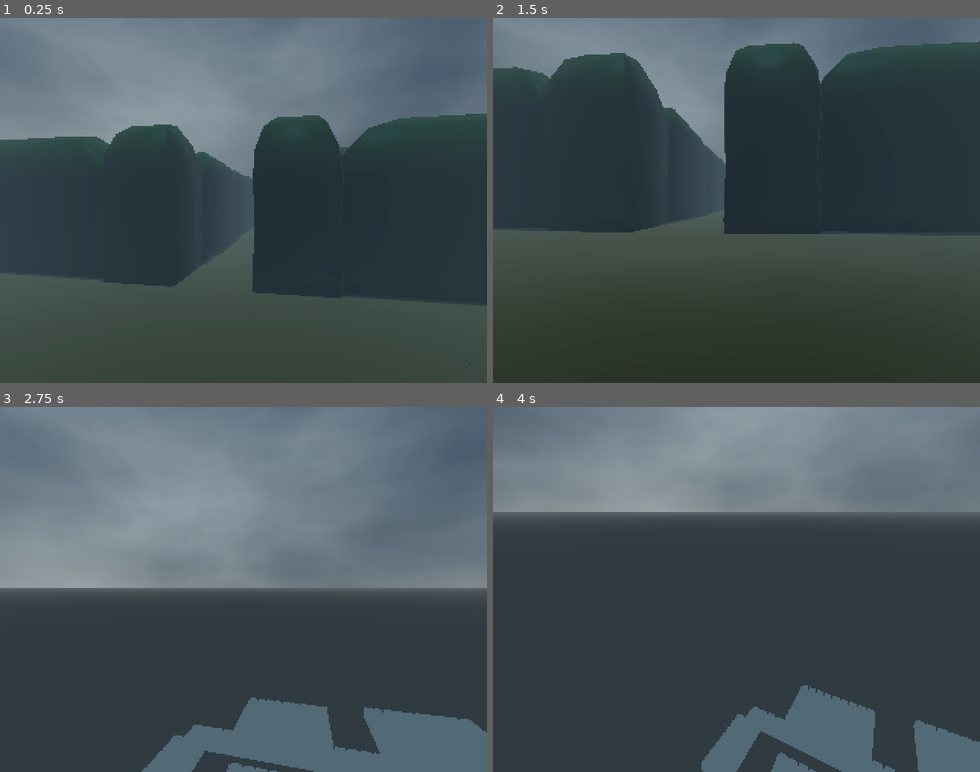
Above: before the commit, frames 1-4 (two rows, left to right).
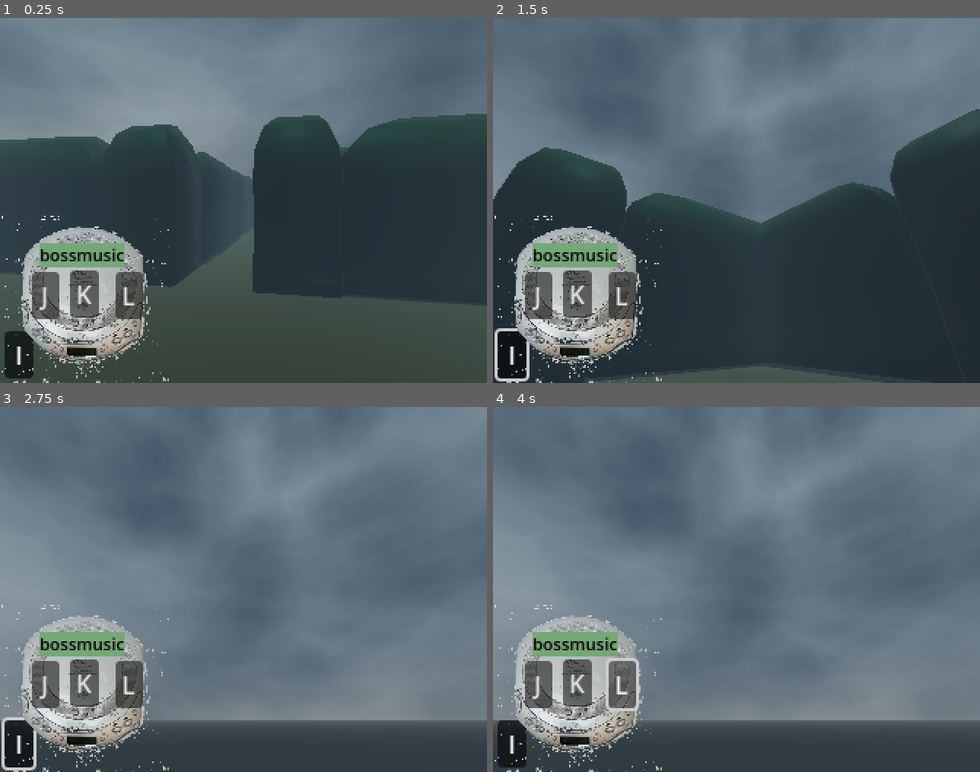
Above: after the commit, the same moments.

Repository: Pyrus-Ovn/Labyrint
Game: Godot game, scene res://Scenes/World.tscn
The game is run twice, just before and just after one commit, with the same random seed, the same clock (stepped at 60 frames per second) and the same inputs. Sound files missing from this copy of the repository are replaced by a short silence.
Inputs (mouse positions are in pixels of both pictures, inside the frame that each line leads up to):
- Up to frame 1 (0.25 s): no input
- Up to frame 2 (1.5 s): click (512, 353) at 0.5 s, where only the run after the commit has a clickable "I"; tap Enter at 1.25 s; move the mouse to (760, 200) at 1.27 s; hold W (up) from 1.28 s (still down); hold E (Interact) from 1.28 s (still down); click (760, 200) at 1.42 s
- Up to frame 3 (2.75 s): keep holding W (up); tap Space (jump) at 1.52, 2.27 s; move the mouse to (219, 589) at 2.02 s; release E (Interact) at 2.03 s; tap Ctrl (crouch) at 2.1 s; click (219, 589) at 2.17 s
- Up to frame 4 (4 s): release W (up) at 2.75 s; click (575, 684) at 2.75 s, where only the run after the commit has a clickable "K"; click (624, 684) at 3.5 s, where only the run after the commit has a clickable "L"

The runs differ from the first frame. In frame 1, 7.6% of the frame differs, in the area x 0-35%, y 54-100%; in frame 2, 57%; in frame 3, 63%; in frame 4, 77%, in the area x 0-100%, y 0-100%.

Commit message:
discman 1.0 working

Diff:
--- /dev/null
+++ b/Scenes/Ui/master_ui.gd
@@ -0,0 +1,11 @@
+extends Control
+
+
+# Called when the node enters the scene tree for the first time.
+func _ready() -> void:
+	mouse_filter = Control.MOUSE_FILTER_IGNORE
+
+
+# Called every frame. 'delta' is the elapsed time since the previous frame.
+func _process(delta: float) -> void:
+	pass
--- /dev/null
+++ b/Scenes/Ui/master_ui.tscn
@@ -0,0 +1,16 @@
+[gd_scene load_steps=3 format=3 uid="uid://cnorr78k0uoly"]
+
+[ext_resource type="PackedScene" uid="uid://ck3kdiiux8pu" path="res://Scenes/Ui/ui_discman.tscn" id="1_ety00"]
+[ext_resource type="Script" uid="uid://lij4qqpb4dnn" path="res://Scenes/Ui/master_ui.gd" id="1_jfxas"]
+
+[node name="Master_Ui" type="Control"]
+layout_mode = 3
+anchors_preset = 15
+anchor_right = 1.0
+anchor_bottom = 1.0
+grow_horizontal = 2
+grow_vertical = 2
+script = ExtResource("1_jfxas")
+
+[node name="ui_discman" parent="." instance=ExtResource("1_ety00")]
+layout_mode = 1
--- /dev/null
+++ b/Scenes/Ui/ui_discman.gd
@@ -0,0 +1,31 @@
+extends Control
+@onready var discer: Control = $Discer
+@onready var song_label: Label = $Discer/Label
+
+# Called when the node enters the scene tree for the first time.
+func _ready() -> void:
+	# Connect to the autoload music player
+	Globaldiscman.connect("song_changed", _on_song_changed)
+# Update immediately if song is playing
+	if Globaldiscman.current_song_index != -1:
+		_on_song_changed(Globaldiscman.get_current_song_name(), Globaldiscman.current_song_index)
+
+func _on_song_changed(song_name: String, song_index: int):
+	song_label.text = song_name
+
+
+
+func _on_hide_button_toggled(toggled_on: bool) -> void:
+	discer.visible = toggled_on
+
+
+func _on_play_button_pressed() -> void:
+	Globaldiscman.play() # Replace with function body.
+
+
+func _on_forward_button_pressed() -> void:
+	Globaldiscman.play_next()
+
+
+func _on_back_button_pressed() -> void:
+	Globaldiscman.play_previous()
--- /dev/null
+++ b/Scenes/Ui/ui_discman.tscn
@@ -0,0 +1,125 @@
+[gd_scene load_steps=15 format=3 uid="uid://ck3kdiiux8pu"]
+
+[ext_resource type="Texture2D" uid="uid://d306ywegf33p5" path="res://Assets/discman.png" id="1_4ssbi"]
+[ext_resource type="Script" uid="uid://n0mx7ffn08od" path="res://Scenes/Ui/ui_discman.gd" id="1_cecvb"]
+
+[sub_resource type="InputEventAction" id="InputEventAction_jj35v"]
+action = &"hide_discman"
+
+[sub_resource type="Shortcut" id="Shortcut_ja0wl"]
+events = [SubResource("InputEventAction_jj35v")]
+
+[sub_resource type="InputEventAction" id="InputEventAction_u8kf2"]
+action = &"play_discman"
+
+[sub_resource type="Shortcut" id="Shortcut_1w6v0"]
+events = [SubResource("InputEventAction_u8kf2")]
+
+[sub_resource type="InputEventAction" id="InputEventAction_cecvb"]
+action = &"forward_discman"
+
+[sub_resource type="Shortcut" id="Shortcut_u8kf2"]
+events = [SubResource("InputEventAction_cecvb")]
+
+[sub_resource type="InputEventAction" id="InputEventAction_1w6v0"]
+action = &"back_discman"
+
+[sub_resource type="Shortcut" id="Shortcut_jj35v"]
+events = [SubResource("InputEventAction_1w6v0")]
+
+[sub_resource type="SystemFont" id="SystemFont_jj35v"]
+subpixel_positioning = 0
+
+[sub_resource type="StyleBoxFlat" id="StyleBoxFlat_ja0wl"]
+bg_color = Color(0.462951, 0.658957, 0.465138, 1)
+
+[sub_resource type="Theme" id="Theme_3alc0"]
+default_font = SubResource("SystemFont_jj35v")
+Label/fonts/font = SubResource("SystemFont_jj35v")
+Label/styles/normal = SubResource("StyleBoxFlat_ja0wl")
+
+[sub_resource type="LabelSettings" id="LabelSettings_ouqd1"]
+font_size = 11
+font_color = Color(0, 0, 0, 1)
+outline_color = Color(0, 0, 0, 1)
+
+[node name="ui_discman" type="Control"]
+layout_mode = 3
+anchors_preset = 2
+anchor_top = 1.0
+anchor_bottom = 1.0
+offset_left = -1.0
+offset_top = -1.0
+offset_right = -1.0
+offset_bottom = -1.0
+grow_vertical = 0
+script = ExtResource("1_cecvb")
+
+[node name="hide_Button" type="Button" parent="."]
+layout_mode = 0
+offset_left = 4.0
+offset_top = -33.0
+offset_right = 23.0
+offset_bottom = -2.0
+toggle_mode = true
+button_pressed = true
+shortcut = SubResource("Shortcut_ja0wl")
+text = "I
+"
+clip_text = true
+
+[node name="Discer" type="Control" parent="."]
+anchors_preset = 0
+offset_right = 40.0
+offset_bottom = 40.0
+
+[node name="Discman" type="Sprite2D" parent="Discer"]
+position = Vector2(57, -54)
+scale = Vector2(0.183333, 0.183333)
+texture = ExtResource("1_4ssbi")
+
+[node name="play_Button" type="Button" parent="Discer"]
+layout_mode = 0
+offset_left = 47.0
+offset_top = -73.0
+offset_right = 66.0
+offset_bottom = -42.0
+shortcut = SubResource("Shortcut_1w6v0")
+text = "K"
+clip_text = true
+
+[node name="forward_Button" type="Button" parent="Discer"]
+layout_mode = 0
+offset_left = 77.0
+offset_top = -72.0
+offset_right = 95.0
+offset_bottom = -41.0
+shortcut = SubResource("Shortcut_u8kf2")
+text = "L"
+clip_text = true
+
+[node name="back_Button" type="Button" parent="Discer"]
+layout_mode = 0
+offset_left = 22.0
+offset_top = -72.0
+offset_right = 40.0
+offset_bottom = -41.0
+shortcut = SubResource("Shortcut_jj35v")
+text = "J"
+clip_text = true
+
+[node name="Label" type="Label" parent="Discer"]
+layout_mode = 0
+offset_left = 27.0
+offset_top = -91.0
+offset_right = 79.0
+offset_bottom = -75.0
+theme = SubResource("Theme_3alc0")
+text = "Song Title"
+label_settings = SubResource("LabelSettings_ouqd1")
+horizontal_alignment = 1
+
+[connection signal="toggled" from="hide_Button" to="." method="_on_hide_button_toggled"]
+[connection signal="pressed" from="Discer/play_Button" to="." method="_on_play_button_pressed"]
+[connection signal="pressed" from="Discer/forward_Button" to="." method="_on_forward_button_pressed"]
+[connection signal="pressed" from="Discer/back_Button" to="." method="_on_back_button_pressed"]
--- a/Scenes/World.tscn
+++ b/Scenes/World.tscn
@@ -1,9 +1,10 @@
-[gd_scene load_steps=5 format=3 uid="uid://daipgi48m6hnw"]
+[gd_scene load_steps=6 format=3 uid="uid://daipgi48m6hnw"]
 
 [ext_resource type="Script" uid="uid://dkgtpkxwdkvgi" path="res://Scenes/world.gd" id="1_gjpho"]
 [ext_resource type="PackedScene" uid="uid://31afxg83bsko" path="res://Scenes/world_environment.tscn" id="2_gjpho"]
 [ext_resource type="PackedScene" uid="uid://dicmfgmljjae3" path="res://Scenes/Levels/hedge_level.tscn" id="3_5nsto"]
 [ext_resource type="PackedScene" uid="uid://de75r7nowaybb" path="res://Scenes/player.tscn" id="3_olspa"]
+[ext_resource type="PackedScene" uid="uid://cnorr78k0uoly" path="res://Scenes/Ui/master_ui.tscn" id="5_p70al"]
 
 [node name="Node3D" type="Node3D"]
 script = ExtResource("1_gjpho")
@@ -19,6 +20,8 @@
 shadow_enabled = true
 sky_mode = 1
 
+[node name="Master_Ui" parent="." instance=ExtResource("5_p70al")]
+
 [node name="Player" parent="." instance=ExtResource("3_olspa")]
 transform = Transform3D(0.2, 0, 0, 0, 0.2, 0, 0, 0, 0.2, 0.634928, 2.57612, -0.819943)
 
--- /dev/null
+++ b/Scripts/global_discman.gd
@@ -0,0 +1,123 @@
+extends Node
+class_name Discman
+
+# Static playlist - songs are only added once
+var songs: Array = []
+var current_song_index: int = -1
+var audio_player: AudioStreamPlayer
+var _song_paths: Array = []  # Track added paths to ensure uniqueness
+
+# Signal emitted when a new song starts playing
+signal song_changed(song_name, song_index)
+
+func _ready():
+	audio_player = AudioStreamPlayer.new()
+	add_child(audio_player)
+	audio_player.connect("finished", _on_song_finished)
+	add_song("res://Audio/Songs/bossmusic.wav")
+	add_song("res://Audio/Songs/Shop Music (final).wav")
+
+func  _on_song_finished():
+	play_next()
+
+# Add a song to the playlist if it's not already there
+func add_song(song_path: String) -> bool:
+	# Check if song already exists
+	if _song_paths.has(song_path):
+		return false
+
+	var song = load(song_path)
+	if song is AudioStream:
+		songs.append(song)
+		_song_paths.append(song_path)
+
+		# If this is the first song added, set as current
+		if current_song_index == -1:
+			current_song_index = 0
+			audio_player.stream = song
+
+		return true
+	return false
+
+# Play the current song (or first song if none is selected)
+func play():
+	if songs.size()==0:
+		push_warning("No songs in playlist")
+		return
+
+	# If no song is selected but we have songs, select first
+	if current_song_index == -1:
+		current_song_index = 0
+		audio_player.stream = songs[current_song_index]
+
+	if not audio_player.playing:
+		audio_player.play()
+		emit_signal("song_changed", get_current_song_name(), current_song_index)
+	elif audio_player.stream_paused:
+		resume()
+		emit_signal("song_changed", get_current_song_name(), current_song_index)
+	else:
+		pause()
+		emit_signal("song_changed", "Paused", current_song_index)
+
+# Pause playback (keeps position)
+func pause():
+	audio_player.stream_paused = true
+
+# Resume playback from paused position
+func resume():
+	audio_player.stream_paused = false
+
+# Stop playback and reset position
+func stop():
+	audio_player.stop()
+
+# Play next song in playlist (loops to start if at end)
+func play_next():
+	if songs.is_empty():
+		push_warning("No songs in playlist")
+		return
+
+	current_song_index = (current_song_index + 1) % songs.size()
+	audio_player.stream = songs[current_song_index]
+	audio_player.play()
+	emit_signal("song_changed", get_current_song_name(), current_song_index)
+
+# Play previous song in playlist (loops to end if at start)
+func play_previous():
+	if songs.is_empty():
+		push_warning("No songs in playlist")
+		return
+
+	current_song_index -= 1
+	if current_song_index < 0:
+		current_song_index = songs.size() - 1
+	audio_player.stream = songs[current_song_index]
+	audio_player.play()
+	emit_signal("song_changed", get_current_song_name(), current_song_index)
+
+# Get name of current song (without extension)
+func get_current_song_name() -> String:
+	if songs.is_empty() or current_song_index == -1:
+		return "No song playing"
+
+	var path = _song_paths[current_song_index]
+	return path.get_file().get_basename()
+
+# Get the current playlist (as paths)
+func get_playlist() -> Array:
+	return _song_paths.duplicate()
+
+# Check if a song exists in the playlist
+func has_song(song_path: String) -> bool:
+	return _song_paths.has(song_path)
+
+# Get current playback position in seconds
+func get_playback_position() -> float:
+	return audio_player.get_playback_position()
+
+# Get current song duration in seconds
+func get_current_song_length() -> float:
+	if songs.is_empty() or current_song_index == -1:
+		return 0.0
+	return songs[current_song_index].get_length()
--- a/Scripts/global_walkman.gd
+++ /dev/null
@@ -1,11 +0,0 @@
-extends Node
-
-
-# Called when the node enters the scene tree for the first time.
-func _ready() -> void:
-	pass # Replace with function body.
-
-
-# Called every frame. 'delta' is the elapsed time since the previous frame.
-func _process(delta: float) -> void:
-	pass
--- a/project.godot
+++ b/project.godot
@@ -18,7 +18,7 @@
 [autoload]
 
 GraffitiSpawner="*res://Scripts/graffiti_spawner.gd"
-GlobalWalkman="*res://Scripts/global_walkman.gd"
+Globaldiscman="*res://Scripts/global_discman.gd"
 
 [display]
 
@@ -84,3 +84,23 @@
 "events": [Object(InputEventKey,"resource_local_to_scene":false,"resource_name":"","device":-1,"window_id":0,"alt_press …(192 unchanged characters)…
 ]
 }
+play_discman={
+"deadzone": 0.2,
+"events": [Object(InputEventKey,"resource_local_to_scene":false,"resource_name":"","device":-1,"window_id":0,"alt_pressed":false,"shift_pressed":false,"ctrl_pressed":false,"meta_pressed":false,"pressed":false,"keycode":0,"physical_keycode":75,"key_label":0,"unicode":107,"location":0,"echo":false,"script":null)
+]
+}
+forward_discman={
+"deadzone": 0.2,
+"events": [Object(InputEventKey,"resource_local_to_scene":false,"resource_name":"","device":-1,"window_id":0,"alt_pressed":false,"shift_pressed":false,"ctrl_pressed":false,"meta_pressed":false,"pressed":false,"keycode":0,"physical_keycode":76,"key_label":0,"unicode":108,"location":0,"echo":false,"script":null)
+]
+}
+back_discman={
+"deadzone": 0.2,
+"events": [Object(InputEventKey,"resource_local_to_scene":false,"resource_name":"","device":-1,"window_id":0,"alt_pressed":false,"shift_pressed":false,"ctrl_pressed":false,"meta_pressed":false,"pressed":false,"keycode":0,"physical_keycode":74,"key_label":0,"unicode":106,"location":0,"echo":false,"script":null)
+]
+}
+hide_discman={
+"deadzone": 0.2,
+"events": [Object(InputEventKey,"resource_local_to_scene":false,"resource_name":"","device":-1,"window_id":0,"alt_pressed":false,"shift_pressed":false,"ctrl_pressed":false,"meta_pressed":false,"pressed":false,"keycode":0,"physical_keycode":73,"key_label":0,"unicode":105,"location":0,"echo":false,"script":null)
+]
+}
--- /dev/null
+++ b/ui_discman.gd
@@ -0,0 +1,11 @@
+extends Control
+
+
+# Called when the node enters the scene tree for the first time.
+func _ready() -> void:
+	pass # Replace with function body.
+
+
+# Called every frame. 'delta' is the elapsed time since the previous frame.
+func _process(delta: float) -> void:
+	pass
Binary file added: Assets/discman.png
Not shown, added: Assets/discman.png.import
Not shown, added: Audio/Songs/Shop Music (final).wav.import
Not shown, added: Audio/Songs/bossmusic.wav.import
Not shown, added: Scenes/Ui/master_ui.gd.uid
Not shown, added: Scenes/Ui/ui_discman.gd.uid
Renamed: Scripts/global_walkman.gd.uid -> Scripts/global_discman.gd.uid
Not shown, added: ui_discman.gd.uid
Not shown, added: Audio/Songs/Shop Music (final).wav
Not shown, added: Audio/Songs/bossmusic.wav
